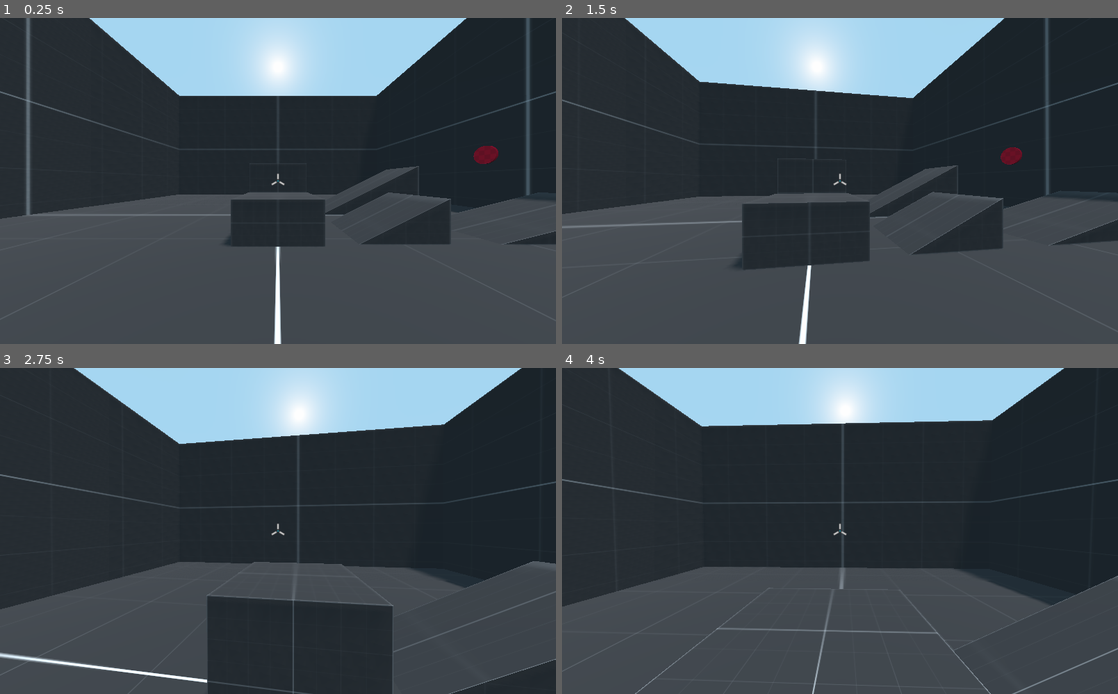
Above: before the commit, frames 1-4 (two rows, left to right).
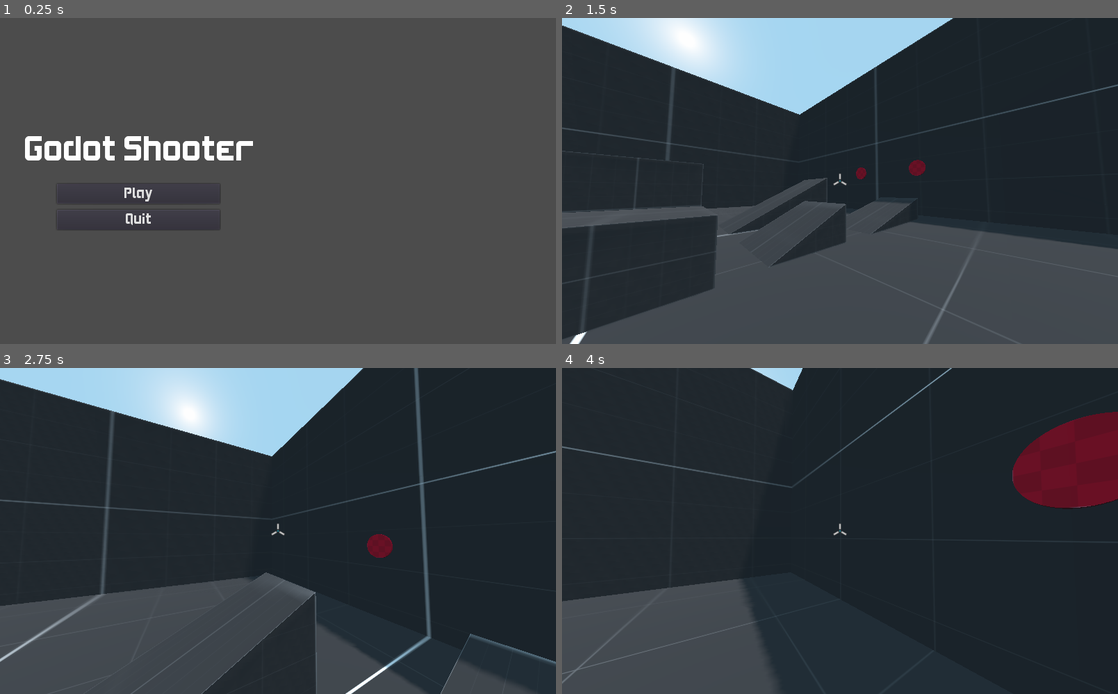
Above: after the commit, the same moments.

Repository: kdreese/godot-3D-shooter-project
Game: Godot game, scene res://src/states/Menu.tscn
Two runs of this game, one before a commit and one after it. Both use one fixed random seed, a clock stepped at 60 frames per second and the inputs below. Before the commit the project starts from res://src/states/Game.tscn.
Inputs (mouse positions are in pixels of both pictures, inside the frame that each line leads up to):
- Up to frame 1 (0.25 s): no input
- Up to frame 2 (1.5 s): click (701, 194) at 0.5 s, where only the run after the commit has a clickable "Play"; tap Enter at 1.25 s; move the mouse to (867, 181) at 1.27 s; press the mouse at (867, 181) at 1.28 s; hold W (move_forwards) from 1.28 s (still down)
- Up to frame 3 (2.75 s): keep holding W (move_forwards); tap Space (jump) at 1.52, 2.27 s; move the mouse to (250, 531) at 2.02 s; release the mouse at (250, 531) at 2.03 s; click (250, 531) at 2.1 s
- Up to frame 4 (4 s): keep holding W (move_forwards); move the mouse to (851, 524) at 2.77 s; press the mouse at (851, 524) at 2.78 s; move the mouse to (834, 537) at 3.52 s; release the mouse at (834, 537) at 3.53 s; click (834, 537) at 3.6 s; tap Space (jump) at 3.77 s

The runs differ from the first frame. In frame 1, 59% of the frame differs, in the area x 0-100%, y 0-100%; in frame 2, 28%; in frame 3, 31%; in frame 4, 40%.

Commit message:
Add main menu

Diff:
--- a/project.godot
+++ b/project.godot
@@ -11,7 +11,7 @@
 [application]
 
 config/name="3D Shooter Project"
-run/main_scene="res://src/states/Game.tscn"
+run/main_scene="res://src/states/Menu.tscn"
 config/icon="res://icon.png"
 
 [display]
@@ -22,6 +22,7 @@
 [gui]
 
 common/drop_mouse_on_gui_input_disabled=true
+theme/custom_font="res://resources/fonts/DefaultFont.tres"
 
 [input]
 
--- /dev/null
+++ b/resources/fonts/DefaultFont.tres
@@ -0,0 +1,7 @@
+[gd_resource type="DynamicFont" load_steps=2 format=2]
+
+[ext_resource path="res://resources/fonts/Boxfont Round.ttf" type="DynamicFontData" id=1]
+
+[resource]
+size = 24
+font_data = ExtResource( 1 )
--- /dev/null
+++ b/resources/fonts/TitleFont.tres
@@ -0,0 +1,7 @@
+[gd_resource type="DynamicFont" load_steps=2 format=2]
+
+[ext_resource path="res://resources/fonts/Boxfont Round.ttf" type="DynamicFontData" id=1]
+
+[resource]
+size = 56
+font_data = ExtResource( 1 )
--- /dev/null
+++ b/src/states/Menu.gd
@@ -0,0 +1,14 @@
+extends Control
+
+
+func _ready() -> void:
+	pass
+
+
+func _on_PlayButton_pressed() -> void:
+	var error = get_tree().change_scene("res://src/states/Game.tscn")
+	assert(not error)
+
+
+func _on_QuitButton_pressed() -> void:
+	get_tree().notification(NOTIFICATION_WM_QUIT_REQUEST)
--- /dev/null
+++ b/src/states/Menu.tscn
@@ -0,0 +1,46 @@
+[gd_scene load_steps=3 format=2]
+
+[ext_resource path="res://src/states/Menu.gd" type="Script" id=1]
+[ext_resource path="res://resources/fonts/TitleFont.tres" type="DynamicFont" id=2]
+
+[node name="Menu" type="CenterContainer"]
+anchor_right = 0.5
+anchor_bottom = 1.0
+script = ExtResource( 1 )
+
+[node name="V" type="VBoxContainer" parent="."]
+margin_left = 47.0
+margin_top = 208.0
+margin_right = 464.0
+margin_bottom = 392.0
+custom_constants/separation = 24
+
+[node name="Title" type="Label" parent="V"]
+margin_right = 417.0
+margin_bottom = 72.0
+size_flags_horizontal = 4
+custom_fonts/font = ExtResource( 2 )
+text = "Godot Shooter"
+
+[node name="V" type="VBoxContainer" parent="V"]
+margin_left = 58.0
+margin_top = 96.0
+margin_right = 358.0
+margin_bottom = 184.0
+rect_min_size = Vector2( 300, 0 )
+size_flags_horizontal = 4
+custom_constants/separation = 12
+
+[node name="PlayButton" type="Button" parent="V/V"]
+margin_right = 300.0
+margin_bottom = 38.0
+text = "Play"
+
+[node name="QuitButton" type="Button" parent="V/V"]
+margin_top = 50.0
+margin_right = 300.0
+margin_bottom = 88.0
+text = "Quit"
+
+[connection signal="pressed" from="V/V/PlayButton" to="." method="_on_PlayButton_pressed"]
+[connection signal="pressed" from="V/V/QuitButton" to="." method="_on_QuitButton_pressed"]
Binary file added: resources/fonts/Boxfont Round.ttf
